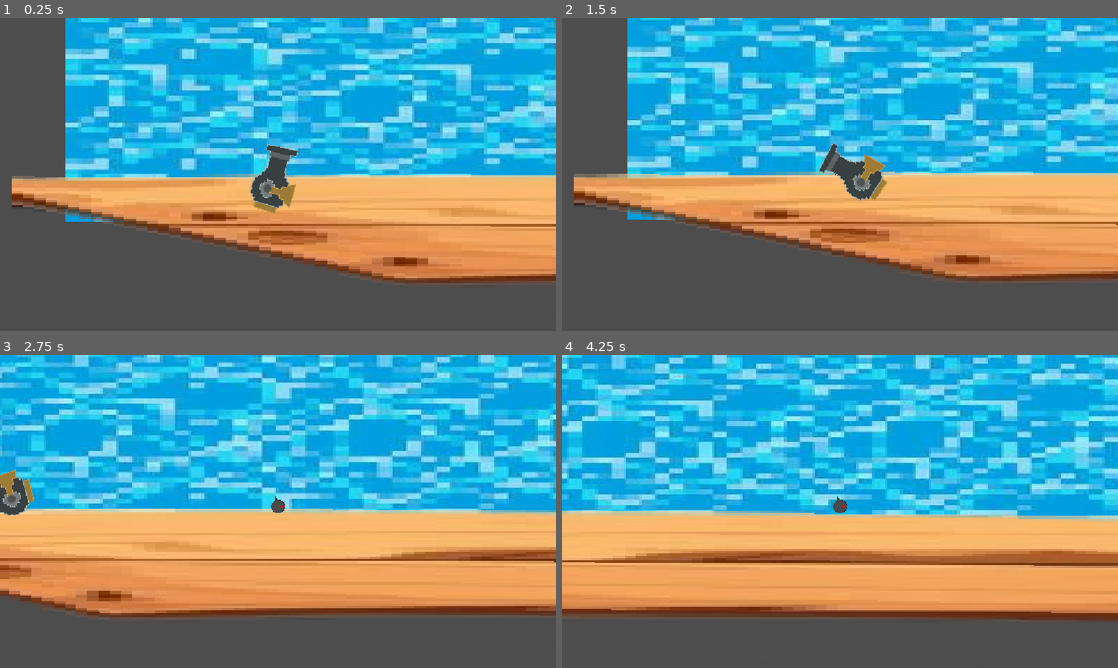
Above: before the commit, frames 1-4 (two rows, left to right).
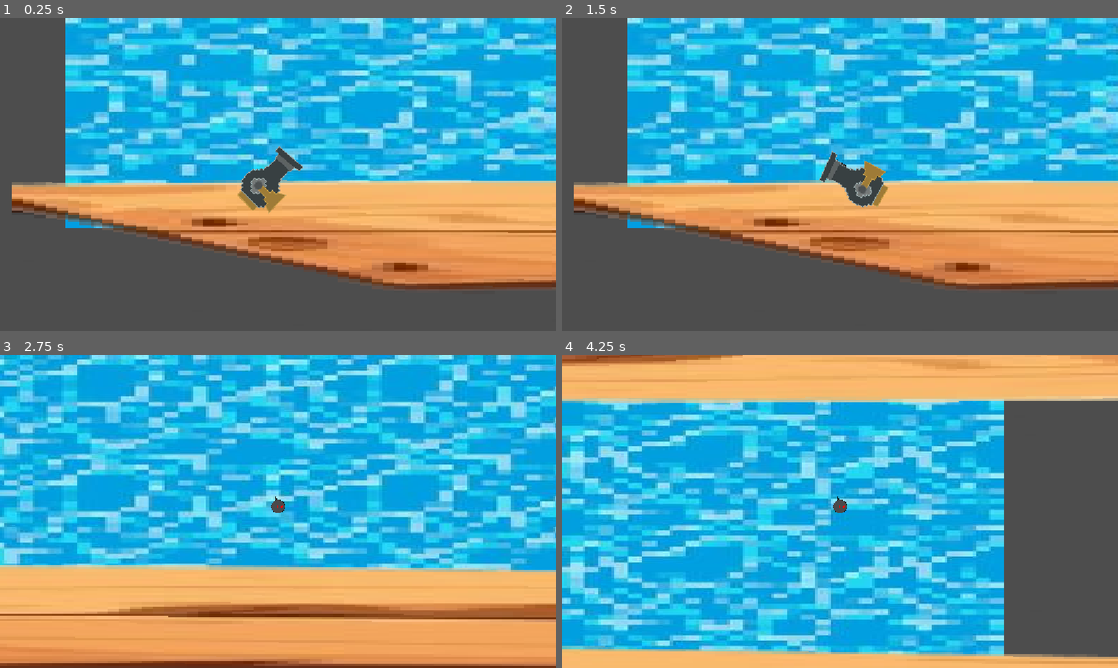
Above: after the commit, the same moments.

Repository: rishikeshrasal49-ops/bumbay-haven
Game: Godot game, scene res://bg.tscn
The game is run twice, just before and just after one commit, with the same random seed, the same clock (stepped at 60 frames per second) and the same inputs. This scene is started directly instead of the project's main scene.
Inputs (mouse positions are in pixels of both pictures, inside the frame that each line leads up to):
- Up to frame 1 (0.25 s): no input
- Up to frame 2 (1.5 s): tap Enter (ui_accept) at 0.5, 0.77, 1.25 s; move the mouse to (812, 237) at 0.52 s; click (812, 237) at 0.67 s; drag from (1006, 221) to (812, 237) at 1.27 s
- Up to frame 3 (2.75 s): move the mouse to (111, 464) at 2.02 s; click (111, 464) at 2.17 s
- Up to frame 4 (4.25 s): drag from (867, 511) to (673, 464) at 2.77 s; move the mouse to (756, 433) at 3.52 s; click (756, 433) at 3.67 s; tap Enter (ui_accept) at 3.77 s

The runs differ from the first frame. In frame 1, 39% of the frame differs, in the area x 2-100%, y 0-88%; in frame 2, 42%; in frame 3, 80%; in frame 4, 88%, in the area x 0-100%, y 0-100%.
Error in both runs: Invalid assignment of property or key 'dir' with value of type 'float' on a base object of type 'CharacterBody2D (node_2d.gd)'. (res://character_body_2d.gd:15)

Commit message:
ball

Diff:
--- a/node_2d.gd
+++ b/node_2d.gd
@@ -1,23 +1,23 @@
 extends CharacterBody2D
 
-const P = 7.0
+const P = 6.0
 
 const drag= 200.0
-var gravity = 800.0
 var dec = 0.7
+
 var resting = true
 var dragging = false
 var start = Vector2.ZERO
 
 
 func _physics_process(delta):
-	velocity.y +=  gravity * delta
+
 	var collision = move_and_collide(velocity * delta)
 	if collision:
 
 		velocity = velocity.bounce(collision.get_normal()) *  dec
-		velocity.x *= 0.9
-		if velocity.length() < 40.0:
+		velocity.x *= 0.7
+		if velocity.length() < 20.0:
 			velocity = Vector2.ZERO
 			resting = true
 	if dragging:
@@ -48,5 +48,4 @@
 		var p = Vector2.ZERO
 
 		for i in 60:
-			v.y += gravity / 60.0
 			p += v / 60.0
